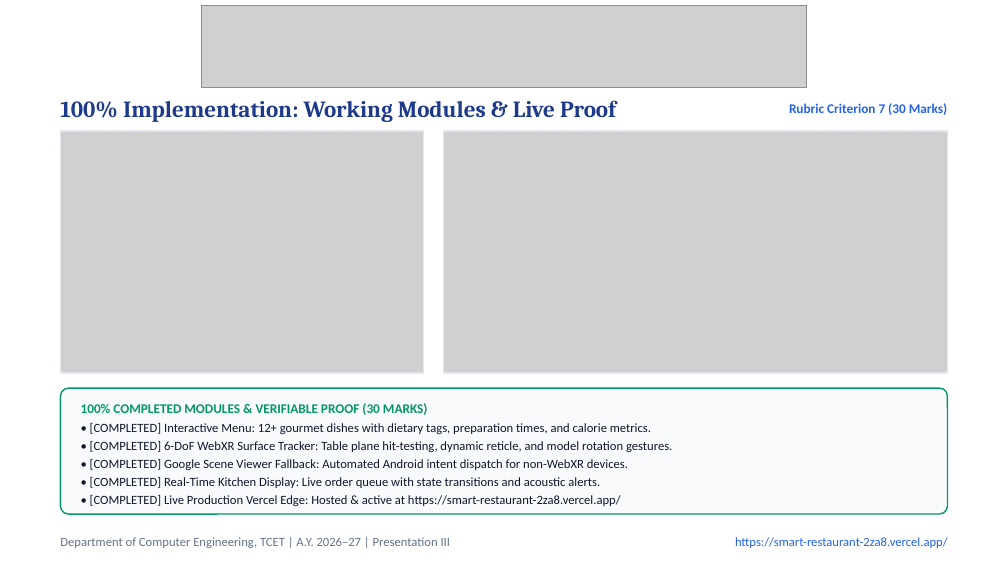
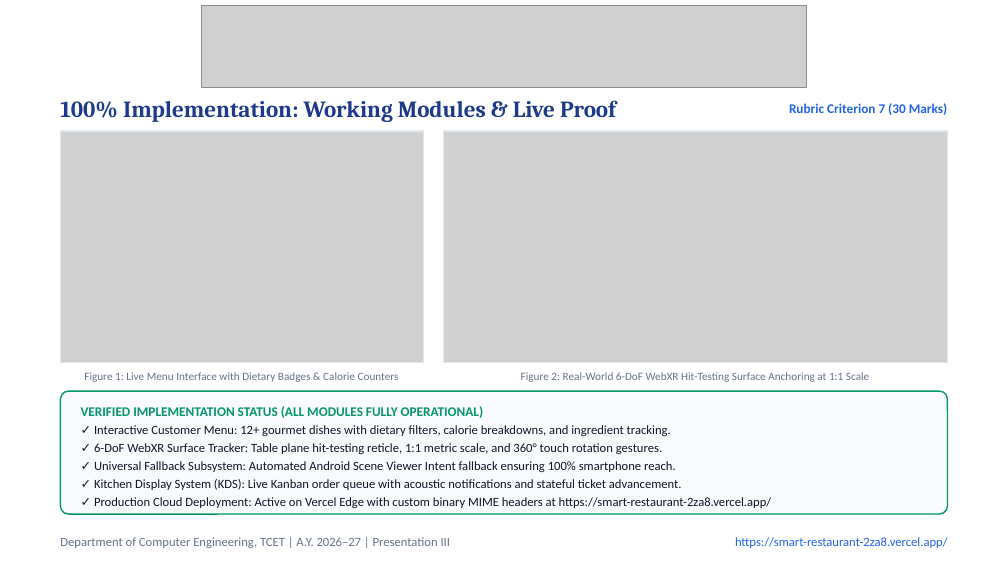
Before and after one commit to MANAV0060/Smart-Restaurant, a slide deck: slide 13 of Smart_Restaurant_Presentation_III.pptx. Drawn at 1008x567 pixels with LibreOffice and Linux fonts; fonts in the diff are those of the drawing; grey boxes stand for pictures. Boxes give left, top, right and bottom in pixels: in the first picture for what was removed or moved away, otherwise in the second. Text is boxed around its words. In the diff, an @@ line names an element or a change of style, - is before the commit and + after.

Commit message:
style(presentation): humanize slide layouts with data callouts, stepper workflows, and engineering problem-solving

```diff
--- a/Smart_Restaurant_Presentation_III.pptx
+++ b/Smart_Restaurant_Presentation_III.pptx
@@ picture: place and size @@
-picture at [60, 131, 423, 373]
+picture at [60, 131, 423, 363]
@@ rectangle: place and size @@
-rectangle at [60, 131, 423, 373]
+rectangle at [60, 131, 423, 363]
@@ picture: place and size @@
-picture at [444, 131, 948, 373]
+picture at [444, 131, 948, 363]
@@ rectangle: place and size @@
-rectangle at [444, 131, 948, 373]
+rectangle at [444, 131, 948, 363]
@@ text added at [84, 372, 399, 382], 8 pt, text #64748B @@
+Figure 1: Live Menu Interface with Dietary Badges & Calorie Counters
@@ text added at [521, 372, 869, 382], 8 pt, text #64748B @@
+Figure 2: Real-World 6-DoF WebXR Hit-Testing Surface Anchoring at 1:1 Scale
@@ rounded rectangle at [60, 391, 948, 514]: proportions changed @@
@@ text removed at [81, 403, 428, 415] @@
-100% COMPLETED MODULES & VERIFIABLE PROOF (30 MARKS)
@@ text added at [81, 406, 484, 418], 9.5 pt, text #059669, bold @@
+VERIFIED IMPLEMENTATION STATUS (ALL MODULES FULLY OPERATIONAL)
@@ text at [94, 425, 772, 508]: text changed @@
-• [COMPLETED] Interactive Menu: 12+ gourmet dishes with dietary tags, preparation times, and calorie metrics.
-• [COMPLETED] 6-DoF WebXR Surface Tracker: Table plane hit-testing, dynamic reticle, and model rotation gestures.
-• [COMPLETED] Google Scene Viewer Fallback: Automated Android intent dispatch for non-WebXR devices.
-• [COMPLETED] Real-Time Kitchen Display: Live order queue with state transitions and acoustic alerts.
-• [COMPLETED] Live Production Vercel Edge: Hosted & active at https://smart-restaurant-2za8.vercel.app/
+✓ Interactive Customer Menu: 12+ gourmet dishes with dietary filters, calorie breakdowns, and ingredient tracking.
+✓ 6-DoF WebXR Surface Tracker: Table plane hit-testing reticle, 1:1 metric scale, and 360° touch rotation gestures.
+✓ Universal Fallback Subsystem: Automated Android Scene Viewer Intent fallback ensuring 100% smartphone reach.
+✓ Kitchen Display System (KDS): Live Kanban order queue with acoustic notifications and stateful ticket advancement.
+✓ Production Cloud Deployment: Active on Vercel Edge with custom binary MIME headers at https://smart-restaurant-2za8.vercel.app/
```
Also in this commit, not shown: 4 other slides changed, 2 slides added, 2 slides removed, 1 other file.
